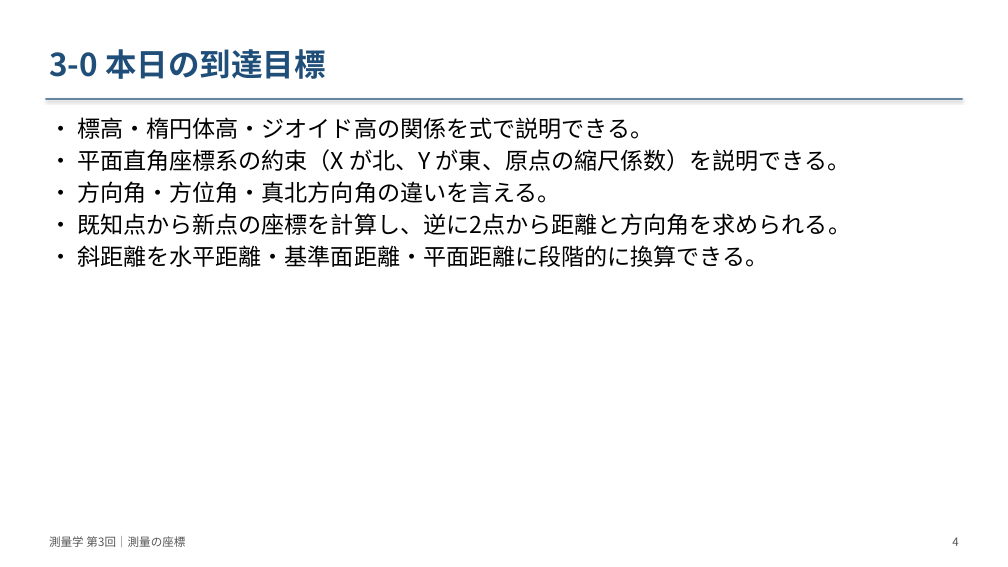
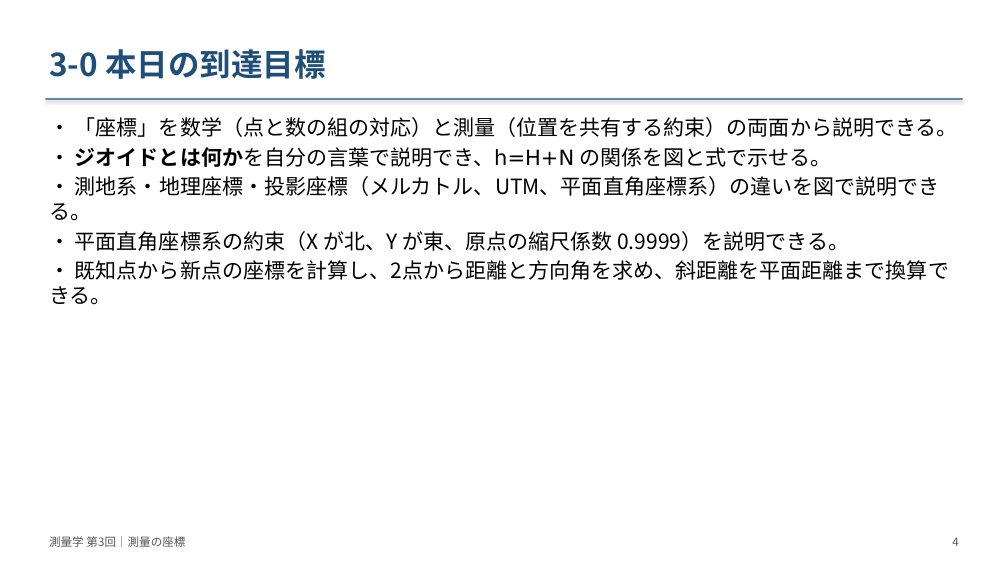
Before and after one commit to NN3210/Lecture, a slide deck: slide 4 of Surveying/materials/slides/第03回_測量の座標/slides.pptx. Drawn at 1008x567 pixels with LibreOffice and Linux fonts; fonts in the diff are those of the drawing. Boxes give left, top, right and bottom in pixels: in the first picture for what was removed or moved away, otherwise in the second. Text is boxed around its words. In the diff, an @@ line names an element or a change of style, - is before the commit and + after.

```diff
--- a/Surveying/materials/slides/第03回_測量の座標/slides.pptx
+++ b/Surveying/materials/slides/第03回_測量の座標/slides.pptx
@@ text at [49, 117, 958, 305]: text changed; size 22 to 20 pt @@
-• 標高・楕円体高・ジオイド高の関係を式で説明できる。
-• 平面直角座標系の約束（X が北、Y が東、原点の縮尺係数）を説明できる。
-• 方向角・方位角・真北方向角の違いを言える。
-• 既知点から新点の座標を計算し、逆に2点から距離と方向角を求められる。
-• 斜距離を水平距離・基準面距離・平面距離に段階的に換算できる。
+• 「座標」を数学（点と数の組の対応）と測量（位置を共有する約束）の両面から説明できる。
+• ジオイドとは何かを自分の言葉で説明でき、h=H+N の関係を図と式で示せる。
+• 測地系・地理座標・投影座標（メルカトル、UTM、平面直角座標系）の違いを図で説明できる。
+• 平面直角座標系の約束（X が北、Y が東、原点の縮尺係数 0.9999）を説明できる。
+• 既知点から新点の座標を計算し、2点から距離と方向角を求め、斜距離を平面距離まで換算できる。
```
Also in this commit, not shown: 49 other slides changed, 15 slides added, 3 slides removed, 39 other files.
